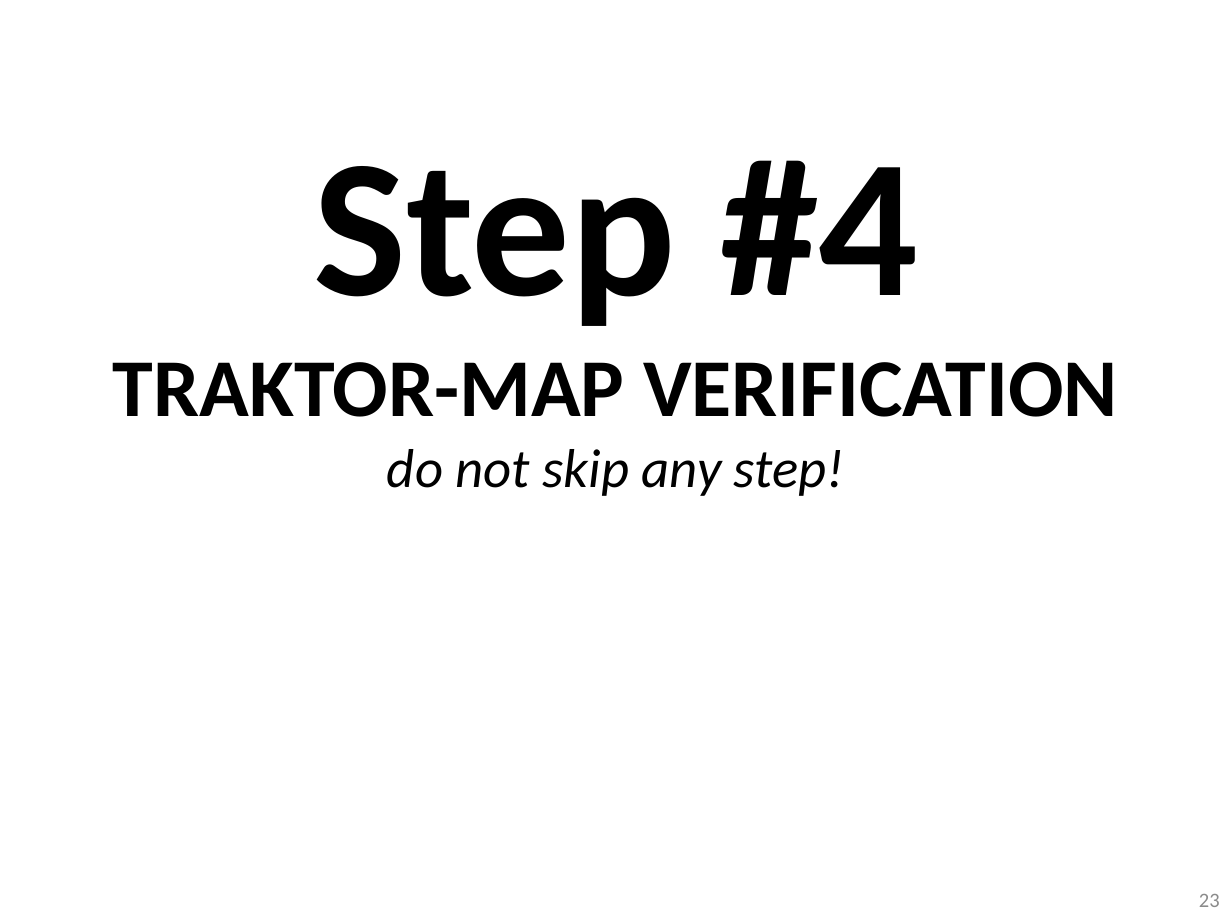
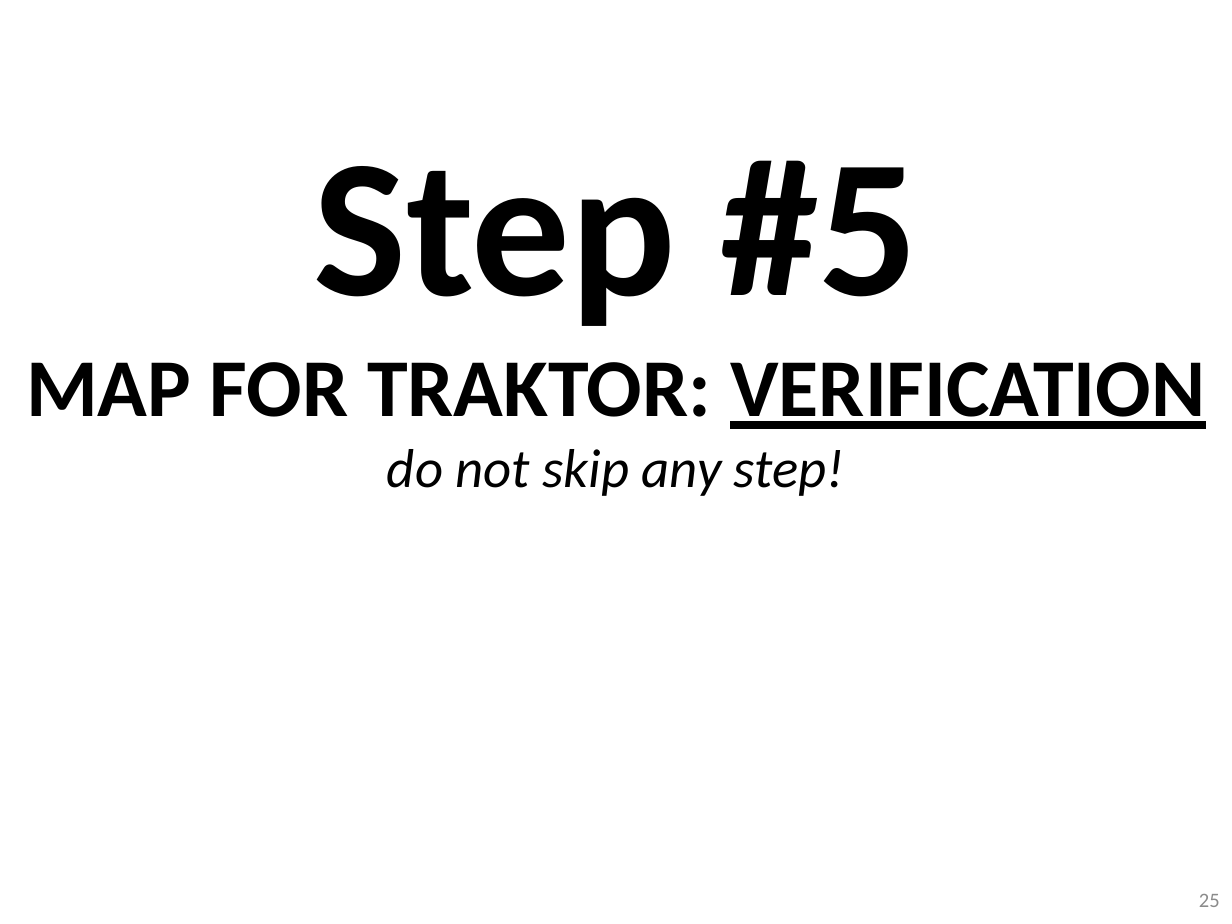
Before and after one commit to pestrela/music, a slide deck: slide 25 of traktor/mapping_ddj_1000/Support files/Source files/DDJ-1000 - Installation Guide.pptx (slide 23 before the commit). Drawn at 1232x924 pixels with LibreOffice and Linux fonts; fonts in the diff are those of the drawing. Boxes give left, top, right and bottom in pixels: in the first picture for what was removed or moved away, otherwise in the second. Text is boxed around its words. In the diff, an @@ line names an element or a change of style, - is before the commit and + after.

```diff
--- a/traktor/mapping_ddj_1000/Support files/Source files/DDJ-1000 - Installation Guide.pptx
+++ b/traktor/mapping_ddj_1000/Support files/Source files/DDJ-1000 - Installation Guide.pptx
@@ text at bbox=[26, 160, 1205, 496]: text changed @@
-Step #4
-TRAKTOR-MAP VERIFICATION
-do not skip any step!
+Step #5
+MAP FOR TRAKTOR: VERIFICATION
+do not skip any step!
@@ page number at bbox=[1199, 894, 1220, 907]: text changed @@
-23
+25
```
Also in this commit, not shown: 8 other slides changed, 5 slides added, 3 other files.
